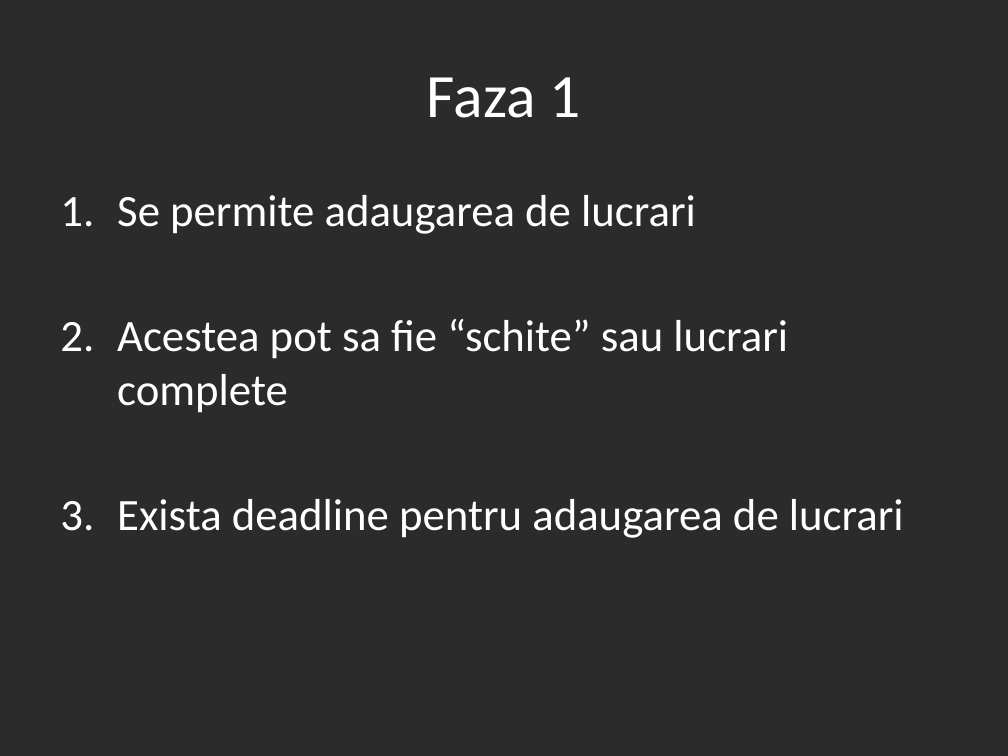
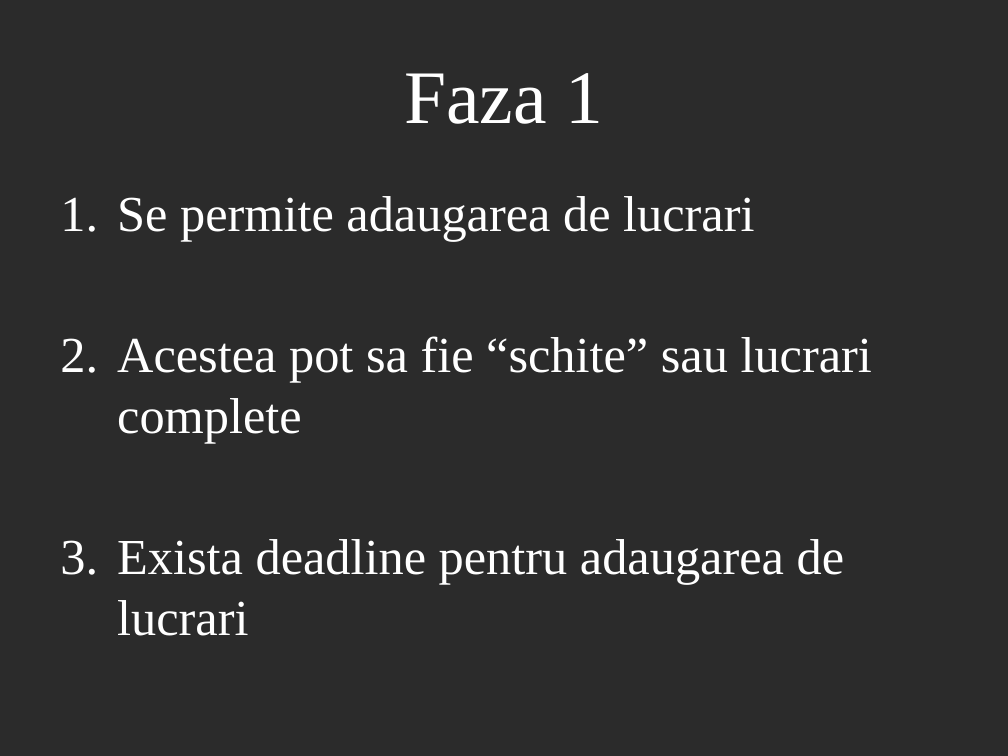
Before and after one commit to ovidiuenache/iss-project, a slide deck: slide 12 of Documentatie/Prezentare.pptx. Drawn at 1008x756 pixels with LibreOffice and Linux fonts; fonts in the diff are those of the drawing; background and template pictures are left out; a plain dark background stands for a picture behind light text. Boxes give left, top, right and bottom in pixels: in the first picture for what was removed or moved away, otherwise in the second. Text is boxed around its words. In the diff, an @@ line names an element or a change of style, - is before the commit and + after.

```diff
--- a/Documentatie/Prezentare.pptx
+++ b/Documentatie/Prezentare.pptx
@@ title "Faza 1" at [404, 73, 604, 124]: size 44 to 54 pt, font Calibri to Times New Roman @@
@@ text "Se permite adaugarea de lucrari" at [117, 196, 872, 636]: size 32 to 36 pt, font Calibri to Times New Roman @@
```
Also in this commit, not shown: 27 other slides changed, 8 slides added, 1 slide removed, 2 other files.
